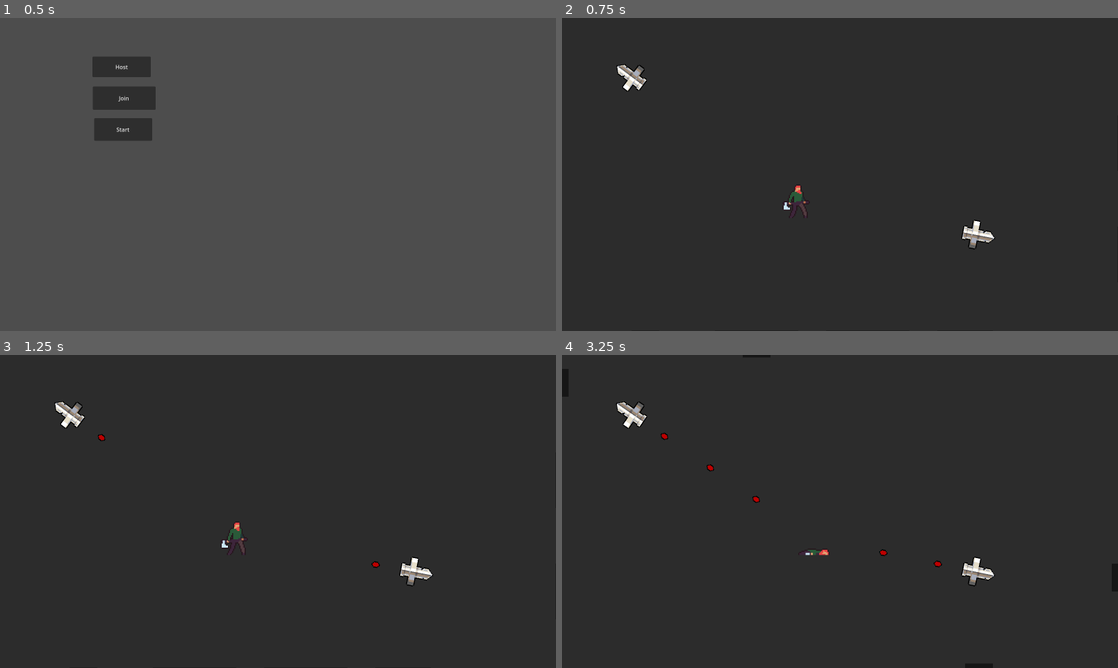
Above: before the commit, frames 1-4 (two rows, left to right).
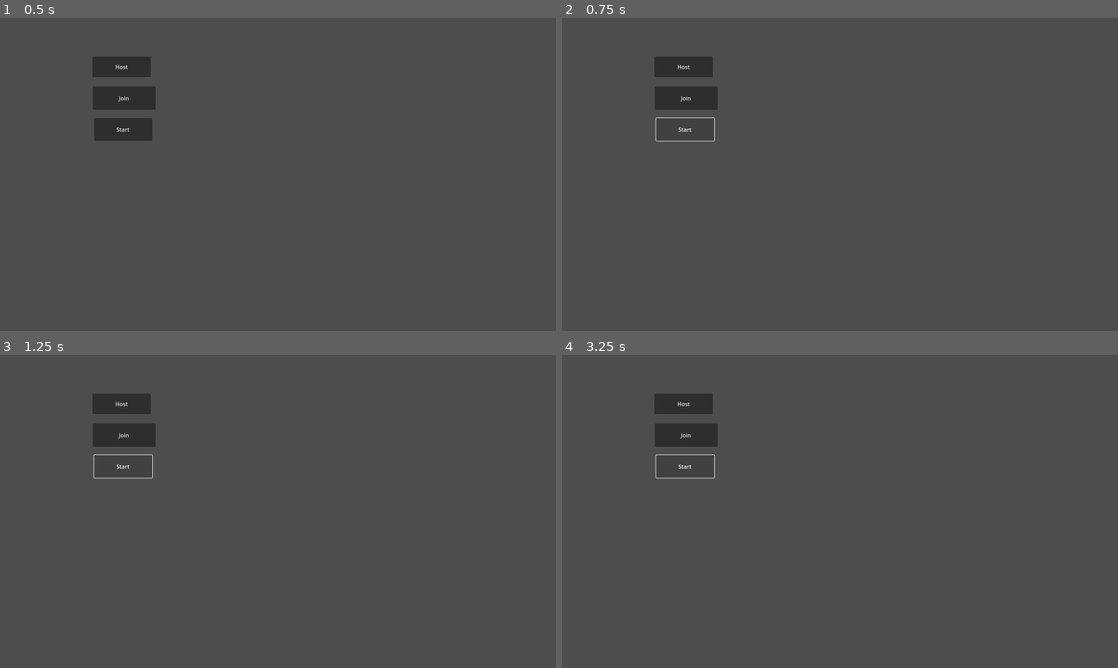
Above: after the commit, the same moments.

Repository: Lertos/last-feller-alive
Game: Godot game, scene res://multiplayer_controller.tscn
The game is run twice, just before and just after one commit, with the same random seed, the same clock (stepped at 60 frames per second) and the same inputs.
Inputs (mouse positions are in pixels of both pictures, inside the frame that each line leads up to):
- Up to frame 1 (0.5 s): no input
- Up to frame 2 (0.75 s): click "Start" at 0.5 s
- Up to frame 3 (1.25 s): no input
- Up to frame 4 (3.25 s): click (684, 467) at 1.25 s, where only the run after the commit has a clickable "Start"; hold D (right) 2.03-2.78 s; tap Q (death) at 2.1 s; tap Space (jump) at 2.27, 3.02 s; hold S (down) from 2.78 s (still down); tap E (hurt) at 2.85 s

Frame 1 is identical in both runs. In frame 2, 98% of the frame differs, in the area x 0-100%, y 0-100%; in frame 3, 98%; in frame 4, 98%.
Error after the commit: Parse Error: Identifier "i" not declared in the current scope. (res://multiplayer_controller.gd:61)

Commit message:
Adding initial connection info broadcast

Diff:
--- a/multiplayer_controller.gd
+++ b/multiplayer_controller.gd
@@ -37,12 +37,28 @@
 
 #Gets called only from client-side
 func connected_to_server():
+	send_player_info.rpc_id(1, "", multiplayer.get_unique_id())
+
 	print("Connected to server")
 
 
 #Gets called only from client-side
 func connection_failed():
 	print("Connection failed")
+
+
+#Sends info to all players when connected
+@rpc("any_peer", "call_local")
+func send_player_info(name, id):
+	if !GameManager.players.has(id):
+		GameManager.players[id] = {
+			"name": name,
+			"id": id
+		}
+
+	if multiplayer.is_server():
+		for connected_players in GameManager.players:
+			send_player_info(GameManager.players[i].name, i)
 
 
 func _on_host_button_down():
--- a/multiplayer_controller.tscn
+++ b/multiplayer_controller.tscn
@@ -10,6 +10,8 @@
 grow_horizontal = 2
 grow_vertical = 2
 script = ExtResource("1_oef5b")
+address = null
+port = null
 
 [node name="Host" type="Button" parent="."]
 layout_mode = 0
